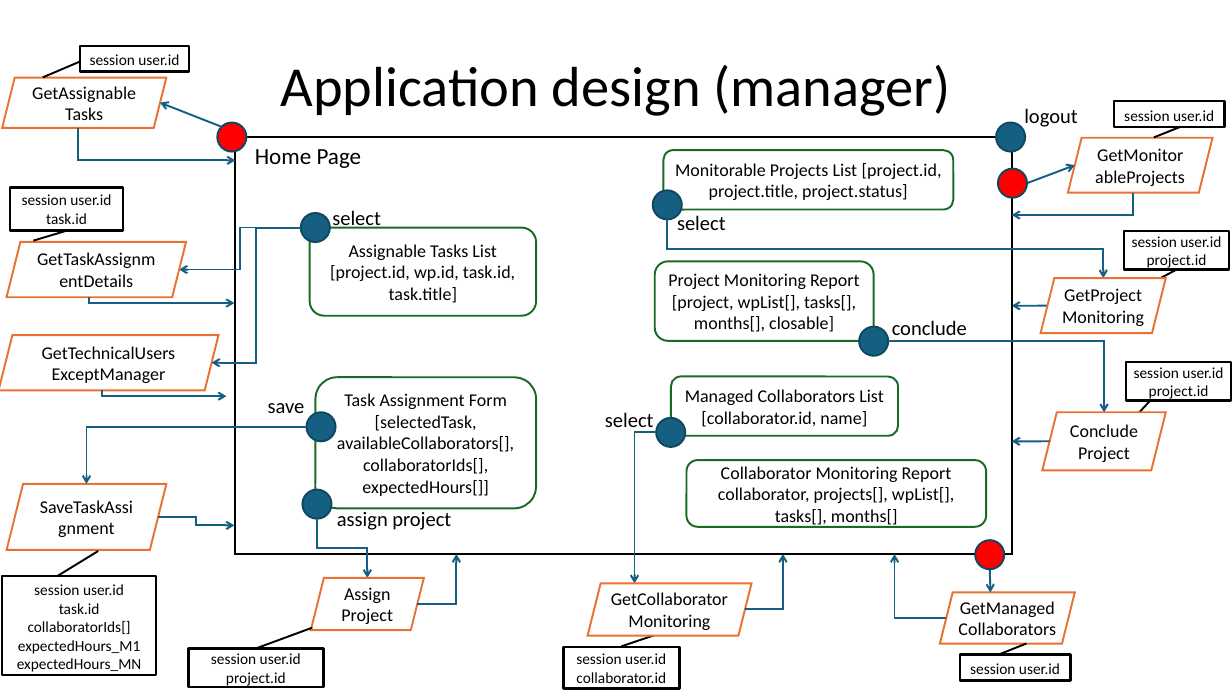
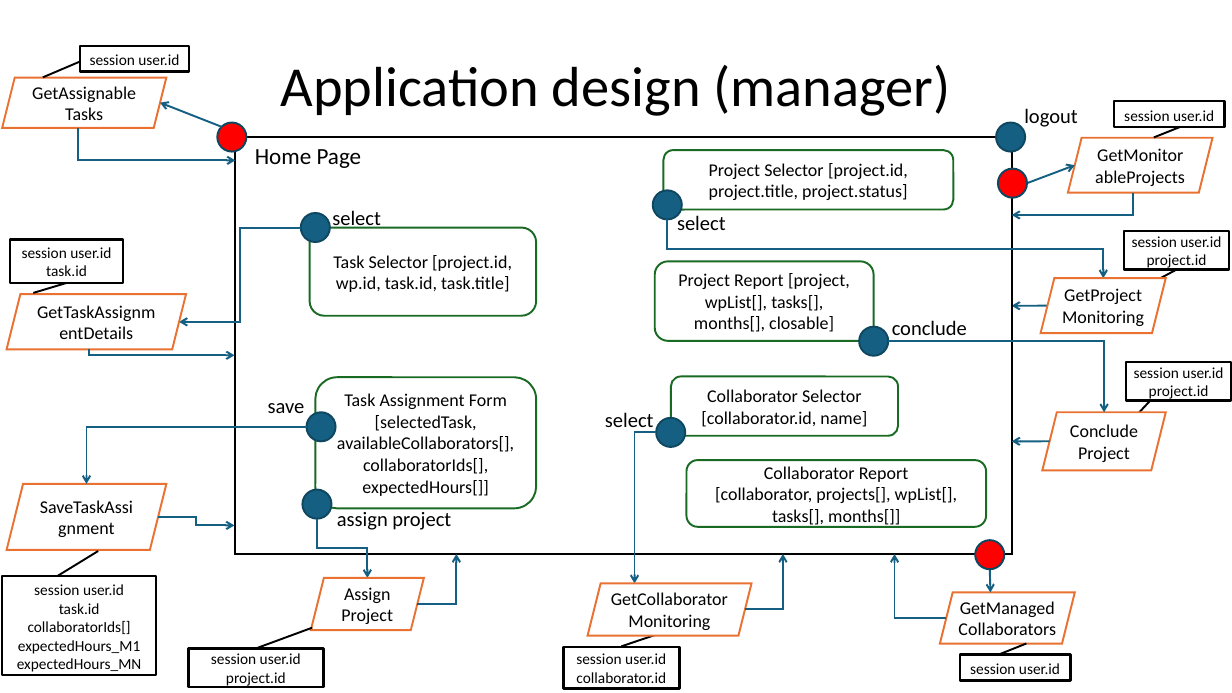
Before and after one commit to gilbertobrambilla/tiw-2026-html, a slide deck: slide 32 of docs/TIW_documentazione.pptx. Drawn at 1232x693 pixels with LibreOffice and Linux fonts; fonts in the diff are those of the drawing. Boxes give left, top, right and bottom in pixels: in the first picture for what was removed or moved away, otherwise in the second. Text is boxed around its words. In the diff, an @@ line names an element or a change of style, - is before the commit and + after.

```diff
--- a/docs/TIW_documentazione.pptx
+++ b/docs/TIW_documentazione.pptx
@@ text in rounded rectangle at <box>709,163,908,200</box>: text changed @@
-Monitorable Projects List [project.id, project.title, project.status]
+Project Selector [project.id, project.title, project.status]
@@ elbow arrow moved from (301, 227) - (179, 270) to (301, 227) - (179, 322) @@
@@ elbow arrow removed from (301, 227) to (212, 363) @@
@@ text in rounded rectangle at <box>333,255,512,292</box>: text changed @@
-Assignable Tasks List [project.id, wp.id, task.id, task.title]
+Task Selector [project.id, wp.id, task.id, task.title]
@@ 1 parallelogram, 1 rectangle, 1 elbow arrow, 1 line: place and size @@
-1 parallelogram, 1 rectangle, 1 elbow arrow, 1 line at <box>6,188,235,303</box>
+1 parallelogram, 1 rectangle, 1 elbow arrow, 1 line at <box>6,239,235,356</box>
@@ text in rounded rectangle at <box>678,273,850,332</box>: text changed @@
-Project Monitoring Report [project, wpList[], tasks[], months[], closable]
+Project Report [project, wpList[], tasks[], months[], closable]
@@ parallelogram removed at <box>0,335,218,391</box> @@
-GetTechnicalUsers
-ExceptManager
@@ text in rounded rectangle at <box>701,389,867,427</box>: text changed @@
-Managed Collaborators List [collaborator.id, name]
+Collaborator Selector [collaborator.id, name]
@@ elbow arrow removed from (102, 391) to (226, 396) @@
@@ text in rounded rectangle at <box>715,466,957,527</box>: text changed @@
-Collaborator Monitoring Report
-collaborator, projects[], wpList[], tasks[], months[]
+Collaborator Report
+[collaborator, projects[], wpList[], tasks[], months[]]
```
Also in this commit, not shown: 11 other slides changed, 4 slides added.
